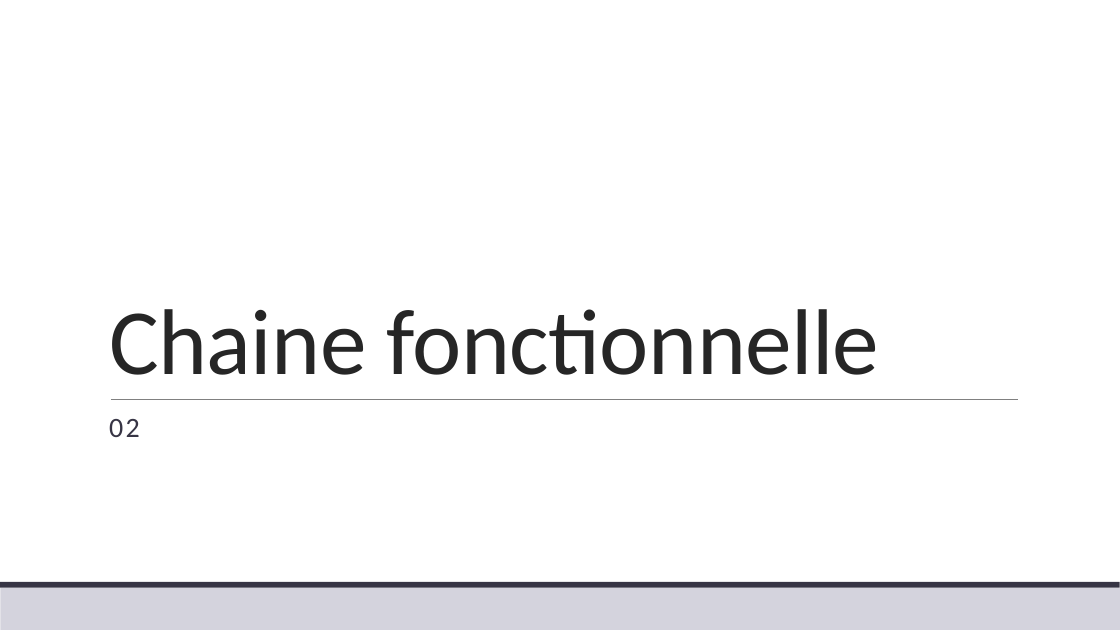
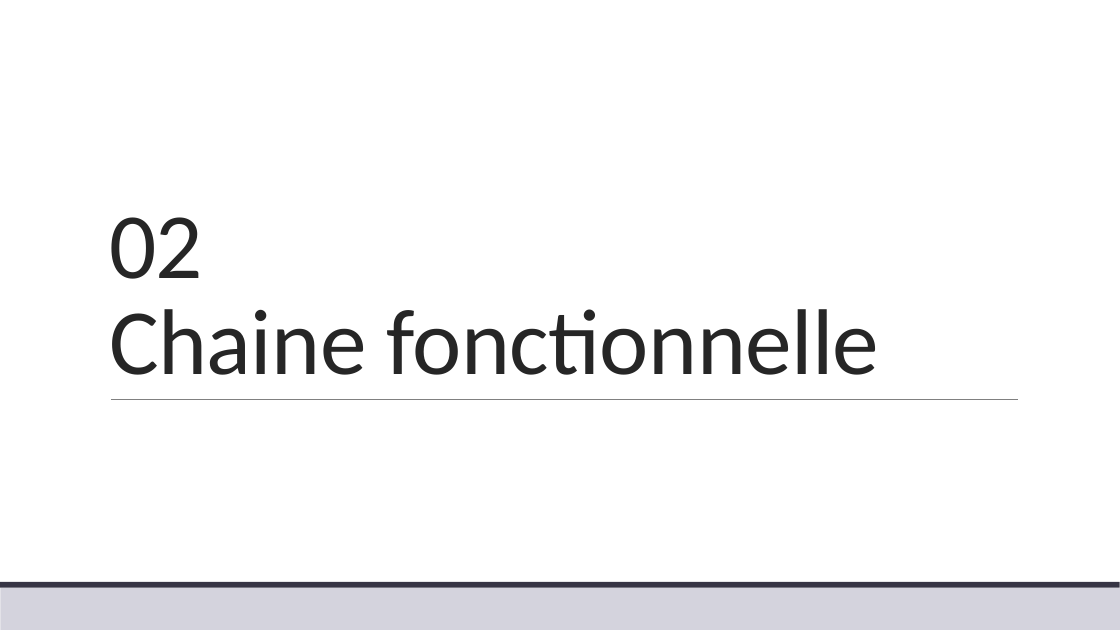
Before and after one commit to xpessoles/TP_Corriges, a slide deck: slide 2 of 03_ChevilleNAO/03_ChevilleNAO.pptx. Drawn at 1120x630 pixels with LibreOffice and Linux fonts; fonts in the diff are those of the drawing. Boxes give left, top, right and bottom in pixels: in the first picture for what was removed or moved away, otherwise in the second. Text is boxed around its words. In the diff, an @@ line names an element or a change of style, - is before the commit and + after.

```diff
--- a/03_ChevilleNAO/03_ChevilleNAO.pptx
+++ b/03_ChevilleNAO/03_ChevilleNAO.pptx
@@ title at (109, 217, 880, 375): text changed @@
-Chaine fonctionnelle
+02
+Chaine fonctionnelle
@@ text removed at (109, 419, 140, 437) @@
-02
```
Also in this commit, not shown: 1 other file.
